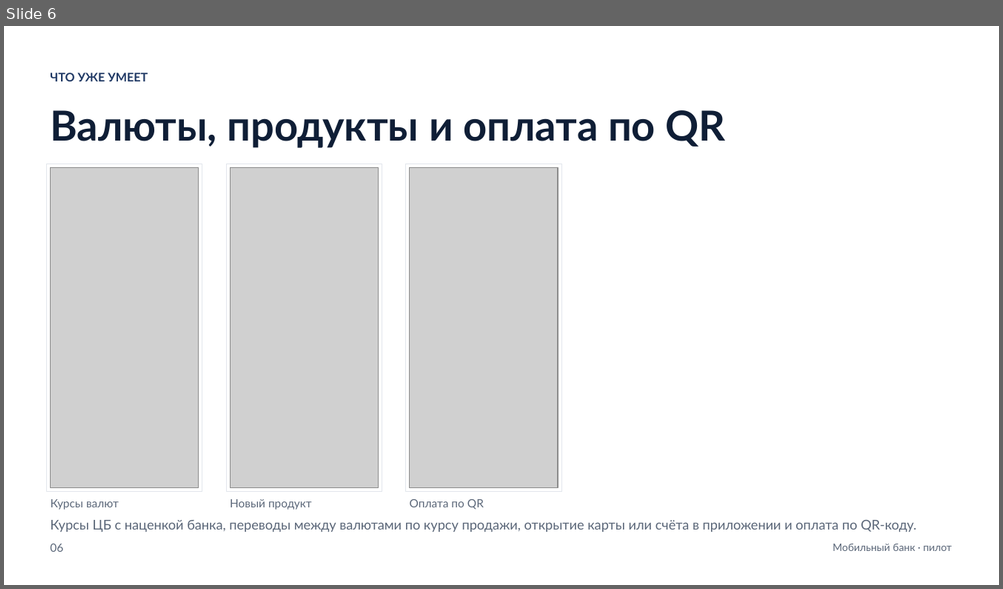
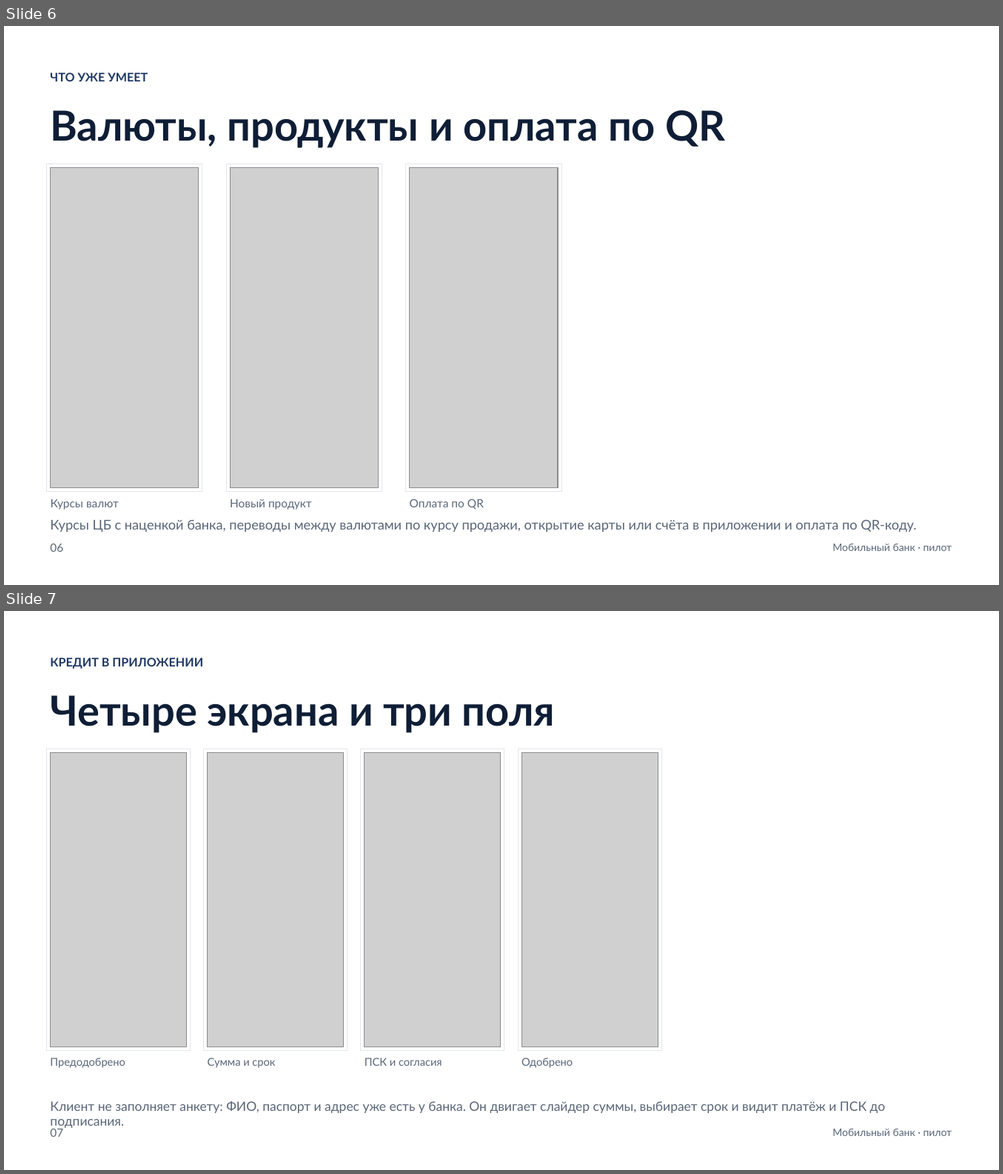
Before and after one commit to pankovivan/artifact-mvp-1-465v6r, a slide deck: assets/mob-bank-sales.pptx. Shown one above the other, each under a label of ours: slide 6 before the commit, slides 6 and 7 after it. The pictures are 1003x589 and 1003x1174 pixels, drawn with LibreOffice and Linux fonts; fonts in the diff are those of the drawing; grey boxes stand for pictures. Boxes give left, top, right and bottom in pixels: in the first picture for what was removed or moved away, otherwise in the second. Text is boxed around its words. In the diff, an @@ line names an element or a change of style, - is before the commit and + after.

Commit message:
Update artifact mvp-1-465v6r to rev 3: Мобильный банк — демо MVP Этапа 1

```diff
--- a/assets/mob-bank-sales.pptx
+++ b/assets/mob-bank-sales.pptx
@@ slide 7 added at (x1=4, y1=611, x2=999, y2=1170), background #FFFFFF @@
@@ text added at (x1=50, y1=658, x2=203, y2=669), 11.5 pt, text #1F3864, bold @@
+КРЕДИТ В ПРИЛОЖЕНИИ
@@ text added at (x1=50, y1=695, x2=555, y2=733), 40 pt, text #0F1E36, bold @@
+Четыре экрана и три поля
@@ rectangle added at (x1=46, y1=749, x2=190, y2=1051), fill #FFFFFF, outline #E2E6EC 0.75 pt @@
@@ picture added at (x1=51, y1=753, x2=187, y2=1048) @@
@@ rectangle added at (x1=204, y1=749, x2=348, y2=1051), fill #FFFFFF, outline #E2E6EC 0.75 pt @@
@@ picture added at (x1=208, y1=753, x2=344, y2=1048) @@
@@ rectangle added at (x1=361, y1=749, x2=505, y2=1051), fill #FFFFFF, outline #E2E6EC 0.75 pt @@
@@ picture added at (x1=364, y1=753, x2=501, y2=1048) @@
@@ rectangle added at (x1=518, y1=749, x2=662, y2=1051), fill #FFFFFF, outline #E2E6EC 0.75 pt @@
@@ picture added at (x1=522, y1=753, x2=658, y2=1048) @@
@@ text added at (x1=50, y1=1058, x2=125, y2=1068), 10.5 pt, text #5A6678 @@
+Предодобрено
@@ text added at (x1=208, y1=1058, x2=275, y2=1068), 10.5 pt, text #5A6678 @@
+Сумма и срок
@@ text added at (x1=364, y1=1058, x2=442, y2=1066), 10.5 pt, text #5A6678 @@
+ПСК и согласия
@@ text added at (x1=521, y1=1058, x2=572, y2=1068), 10.5 pt, text #5A6678 @@
+Одобрено
@@ text added at (x1=50, y1=1102, x2=885, y2=1128), 12.5 pt, text #5A6678 @@
+Клиент не заполняет анкету: ФИО, паспорт и адрес уже есть у банка. Он двигает слайдер суммы, выбирает срок и видит платёж и ПСК до подписания.
@@ text added at (x1=50, y1=1129, x2=63, y2=1137), 11 pt, text #5A6678 @@
+07
@@ text added at (x1=832, y1=1129, x2=952, y2=1136), 10 pt, text #5A6678 @@
+Мобильный банк · пилот
```
Also in this commit, not shown: 7 slides changed, 6 other files.
